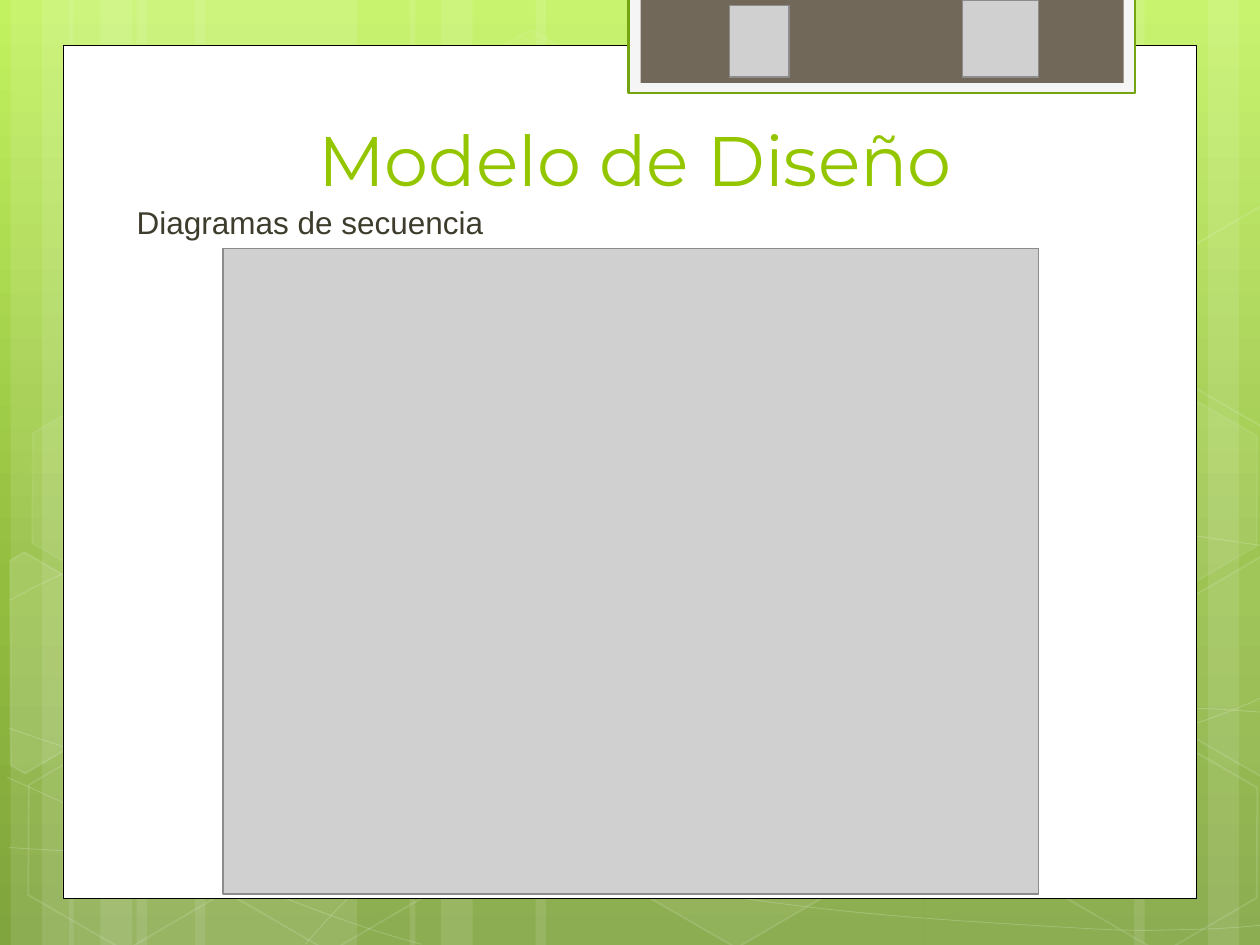
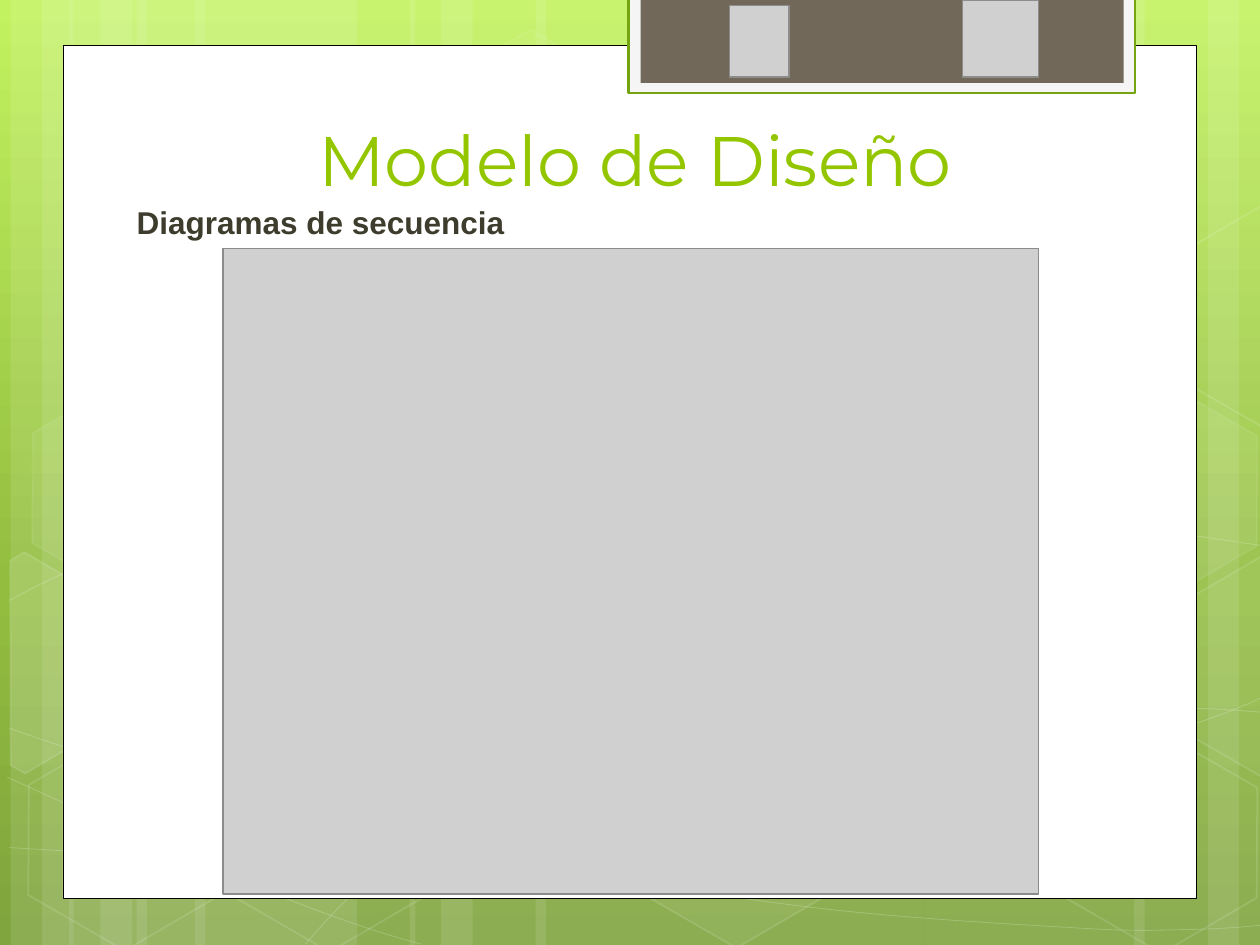
Before and after one commit to ptissera/habilitacion-profesional-2012-4k4, a slide deck: slide 19 of Documentacion/Proyecto/Presentacion Final/Exposicion Final.pptx (slide 18 before the commit). Drawn at 1260x945 pixels with LibreOffice and Linux fonts; fonts in the diff are those of the drawing; grey boxes stand for pictures. Boxes give left, top, right and bottom in pixels: in the first picture for what was removed or moved away, otherwise in the second. Text is boxed around its words. In the diff, an @@ line names an element or a change of style, - is before the commit and + after.

```diff
--- a/Documentacion/Proyecto/Presentacion Final/Exposicion Final.pptx
+++ b/Documentacion/Proyecto/Presentacion Final/Exposicion Final.pptx
@@ text "Diagramas de secuencia" at <box>137,211,504,240</box>: bold on @@
```
Also in this commit, not shown: 19 other slides changed, 3 slides added, 1 other file.
